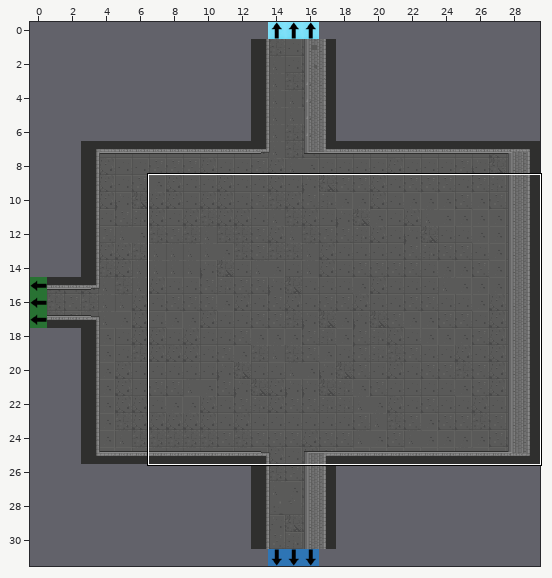
Two versions of a level (Tiled map, GrupaTNT/Assets/Resources/RoomData/[ROOM]_15.tmx). The first picture is a wide view before the edit; the outline marks the close-up.
Close-up. Before the commit:
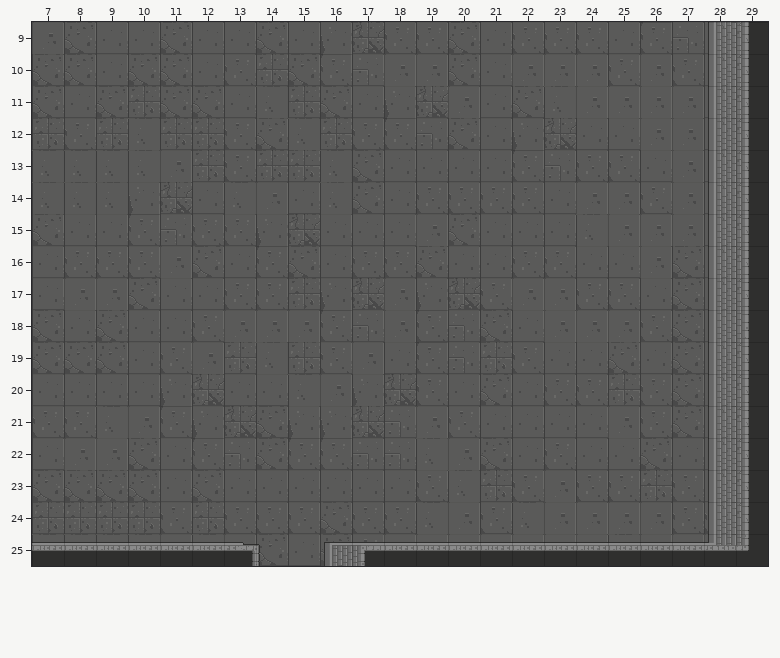
Cells are 32x32 px. Shown: x 7..29, y 9..25.
The result:
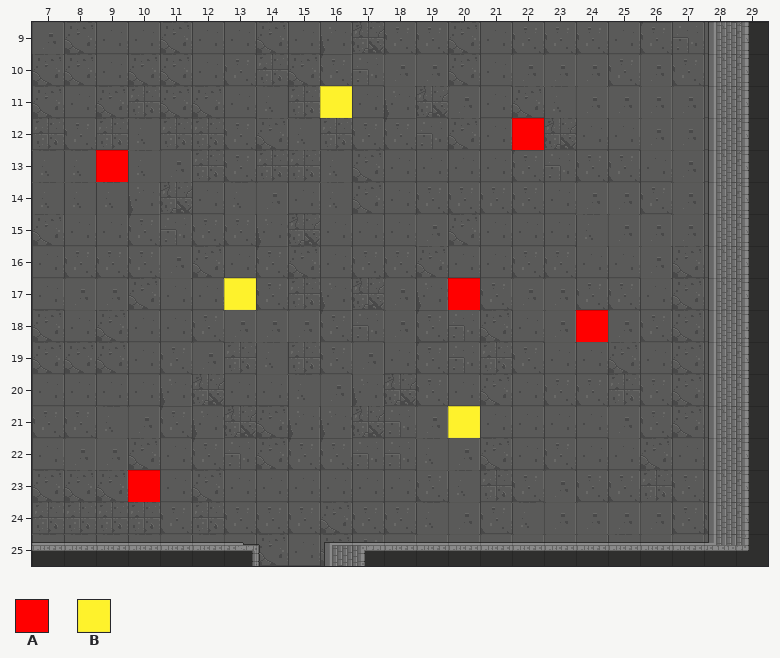
Key: from "flags": A 8, B 9.
_ is an empty cell.
Diff:
{"where": "layer \"Flags\""}
{"y":11,"x":16,"old":"_","new":"B"}
{"y":12,"x":22,"old":"_","new":"A"}
{"y":13,"x":9,"old":"_","new":"A"}
{"y":17,"x":13,"old":"_","new":"B"}
{"y":17,"x":20,"old":"_","new":"A"}
{"y":18,"x":24,"old":"_","new":"A"}
{"y":21,"x":20,"old":"_","new":"B"}
{"y":23,"x":10,"old":"_","new":"A"}
{"label":"added","picture_box":[320,86,352,118]}
{"label":"added","picture_box":[512,118,544,150]}
{"label":"added","picture_box":[96,150,128,182]}
{"label":"added","picture_box":[224,278,256,310]}
{"label":"added","picture_box":[448,278,480,310]}
{"label":"added","picture_box":[576,310,608,342]}
{"label":"added","picture_box":[448,406,480,438]}
{"label":"added","picture_box":[128,470,160,502]}
